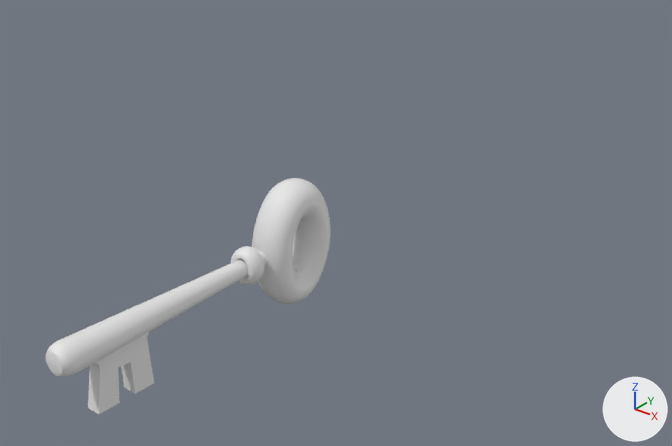
One commit to the Blender file BlenderWork/Key(NeonVr).blend: the scene before it, then after it.
Before and after are seen from a camera (50 mm lens) standing at (7.67, -7.03, 5.95) and looking at (-0.97, 3.76, -0.75). The axes (+X, +Y, +Z) are drawn at lower right. The lights are the same throughout.
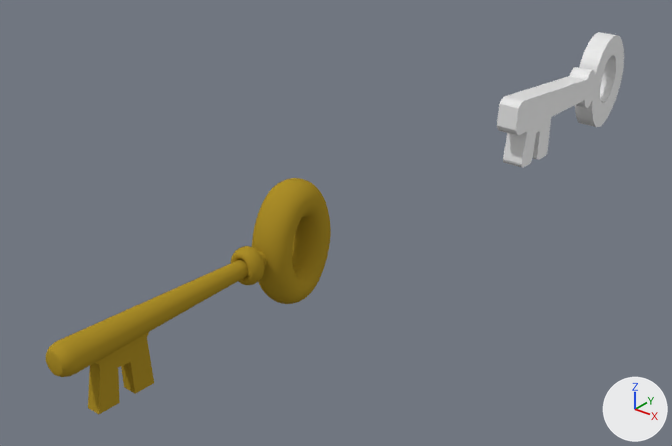
The change, as a list of edits to the scene's bpy script:
```text
Add mat_goldenkey:
    mat_goldenkey = diffuse_material('GoldenKey')
    mat_goldenkey.base_color = (0.415, 0.273, 0.0233)  # yellow #ac8f2a
Change me_circle_002:
    where me_circle_002.from_pydata(...)  # 3044 vertices, 3004 faces; spans x -0.52..0.52, y -1.71..2.1, z -8.61..1.41
    add me_circle_002.materials.append(mat_goldenkey)  # yellow #ac8f2a
Change ob_cube:
    remove ob_cube.hide_set(True)
```

What differs and where, as boxes [x1, y1, x2, y2] in the pictures (672 x 446 px):
'Circle', recoloured (grey to yellow): [46, 178, 331, 414] in both
'Cube', shown: after [497, 32, 624, 167]
